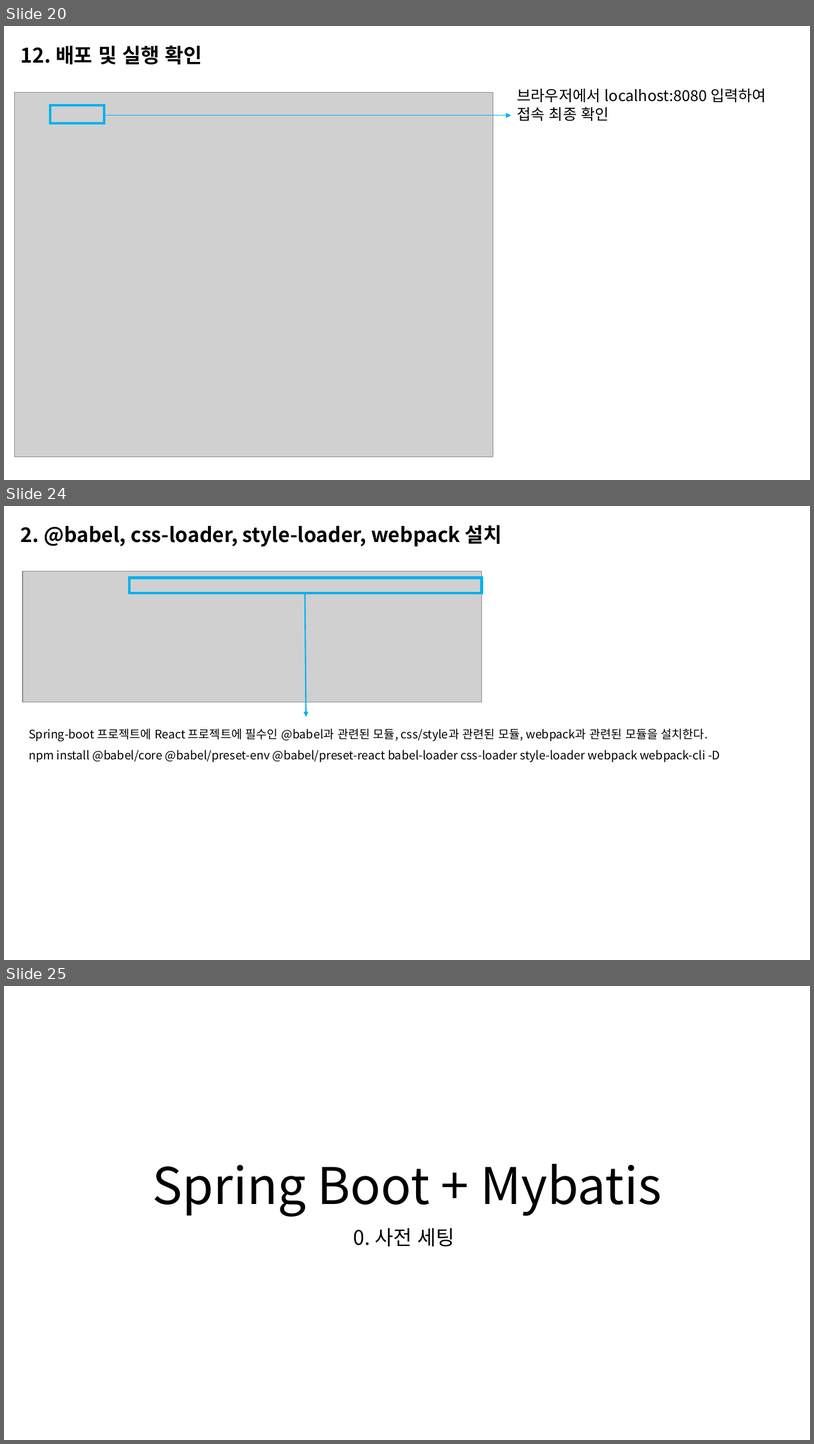
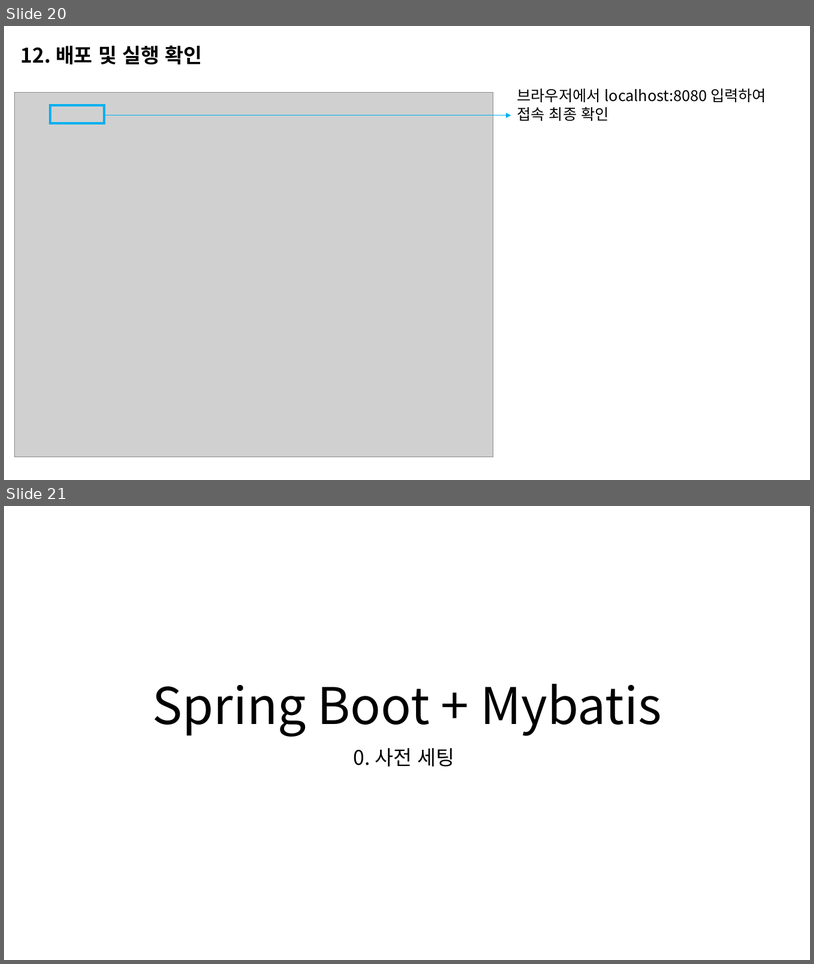
Before and after one commit to junni3h/insummnia, a slide deck: docs/스프링부트+리액트 정리.pptx. Shown one above the other, each under a label of ours: slides 20, 24 and 25 before the commit, slides 20 and 21 after it; the slides between them are not shown. The pictures are 814x1444 and 814x964 pixels, drawn with LibreOffice and Linux fonts; fonts in the diff are those of the drawing; grey boxes stand for pictures. Boxes give left, top, right and bottom in pixels: in the first picture for what was removed or moved away, otherwise in the second. Text is boxed around its words. In the diff, an @@ line names an element or a change of style, - is before the commit and + after.

```diff
--- a/docs/스프링부트+리액트 정리.pptx
+++ b/docs/스프링부트+리액트 정리.pptx
@@ slide 24 removed at box(4, 506, 810, 960), background #FFFFFF @@
@@ text removed at box(21, 525, 503, 547) @@
-2. @babel, css-loader, style-loader, webpack 설치
@@ picture removed at box(23, 571, 482, 702) @@
@@ rectangle removed at box(129, 578, 482, 593) @@
@@ arrow removed from (305, 592) to (306, 717) @@
@@ text removed at box(29, 728, 720, 762) @@
-Spring-boot 프로젝트에 React 프로젝트에 필수인 @babel과 관련된 모듈, css/style과 관련된 모듈, webpack과 관련된 모듈을 설치한다.
-npm install @babel/core @babel/preset-env @babel/preset-react babel-loader css-loader style-loader webpack webpack-cli -D
@@ what was slide 25 is now slide 21 @@
```
Also in this commit, not shown: 3 slides changed, 9 other slides removed, 20 other files.
